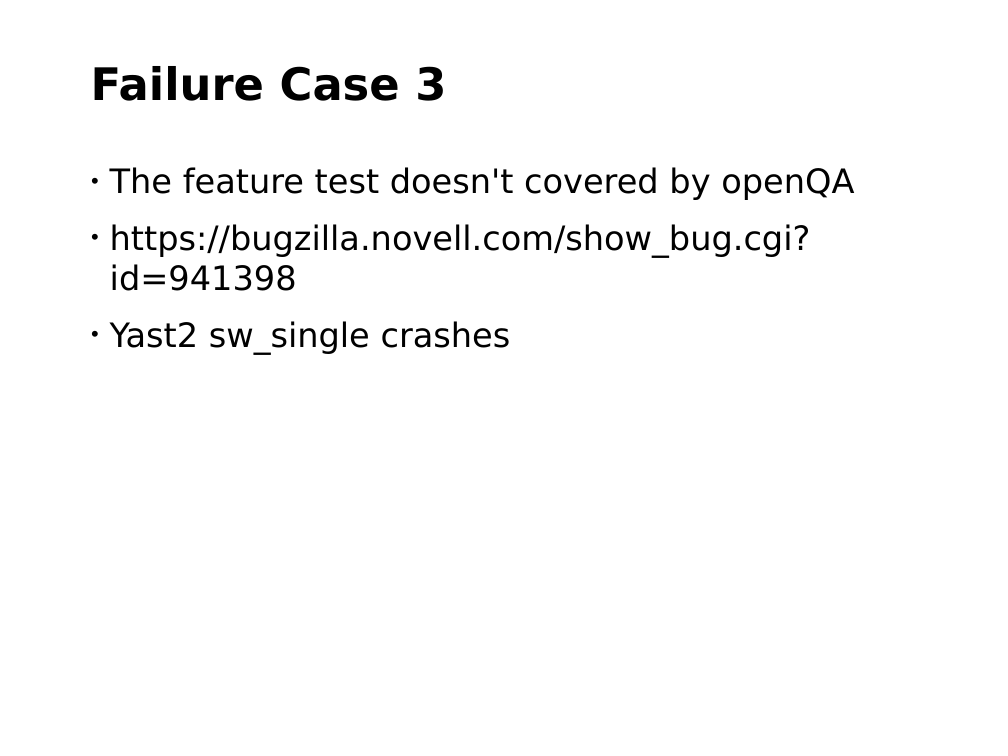
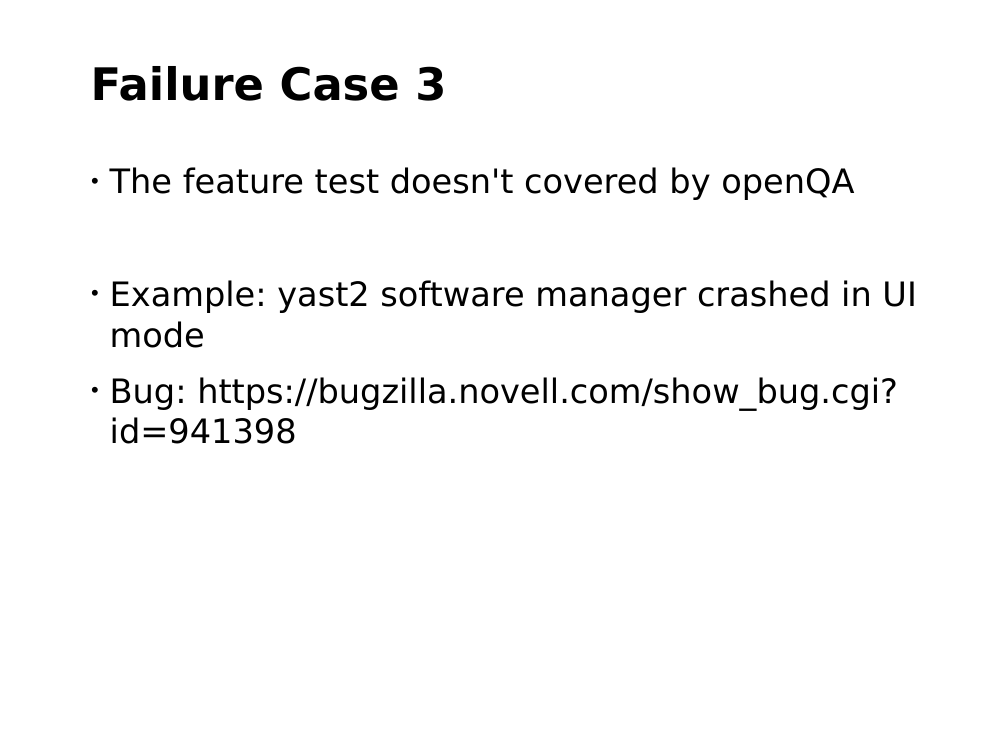
Before and after one commit to nilxam/labsconf_2015, a slide deck: slide 30 of labsconf_2015.odp. Drawn at 1008x756 pixels with LibreOffice and Linux fonts; fonts in the diff are those of the drawing; background and template pictures are left out. Boxes give left, top, right and bottom in pixels: in the first picture for what was removed or moved away, otherwise in the second. Text is boxed around its words. In the diff, an @@ line names an element or a change of style, - is before the commit and + after.

```diff
--- a/labsconf_2015.odp
+++ b/labsconf_2015.odp
@@ text at [110, 280, 916, 444]: text changed @@
-• https://bugzilla.novell.com/show_bug.cgi?id=941398
-• Yast2 sw_single crashes
+• Example: yast2 software manager crashed in UI mode
+• Bug: https://bugzilla.novell.com/show_bug.cgi?id=941398
```
Also in this commit, not shown: 5 other slides changed, 1 slide added, 1 slide removed.
